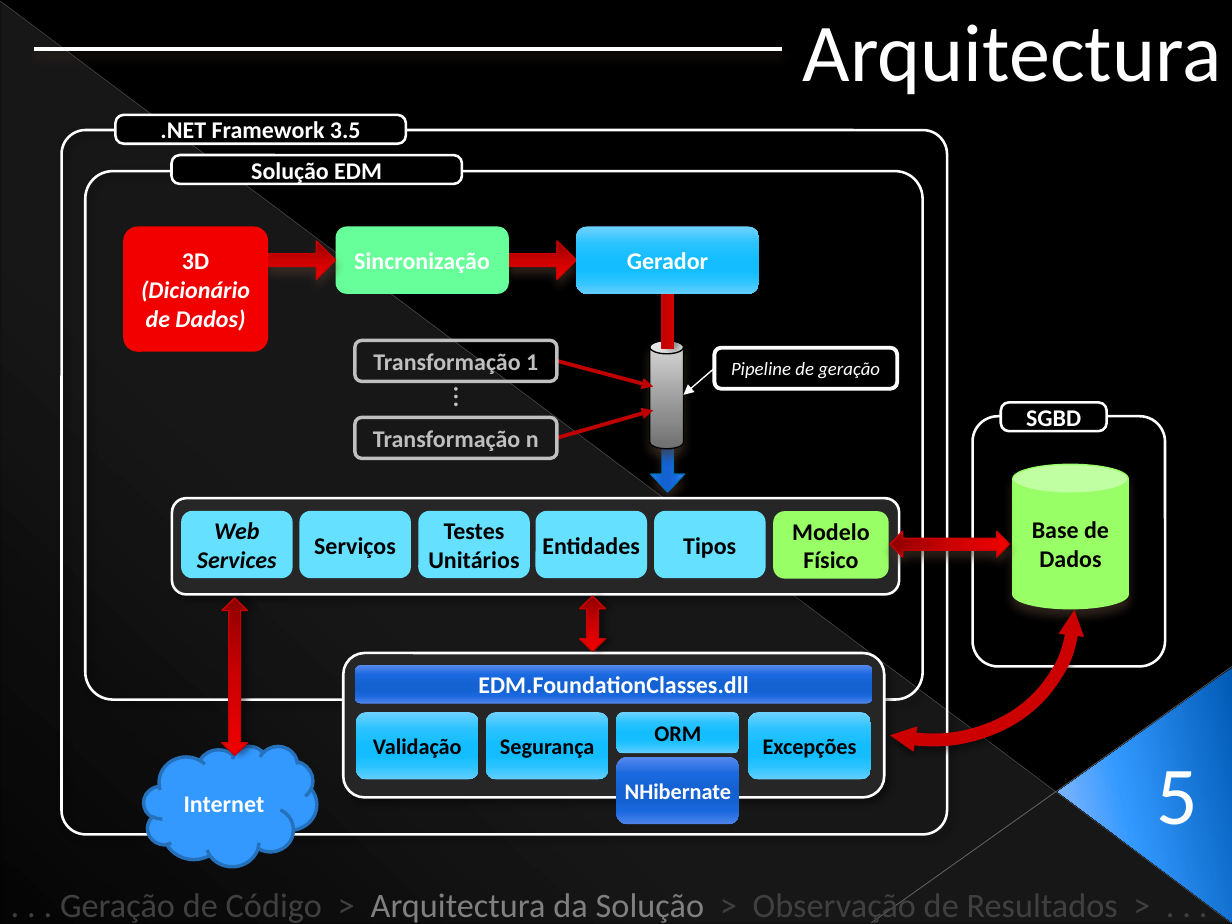
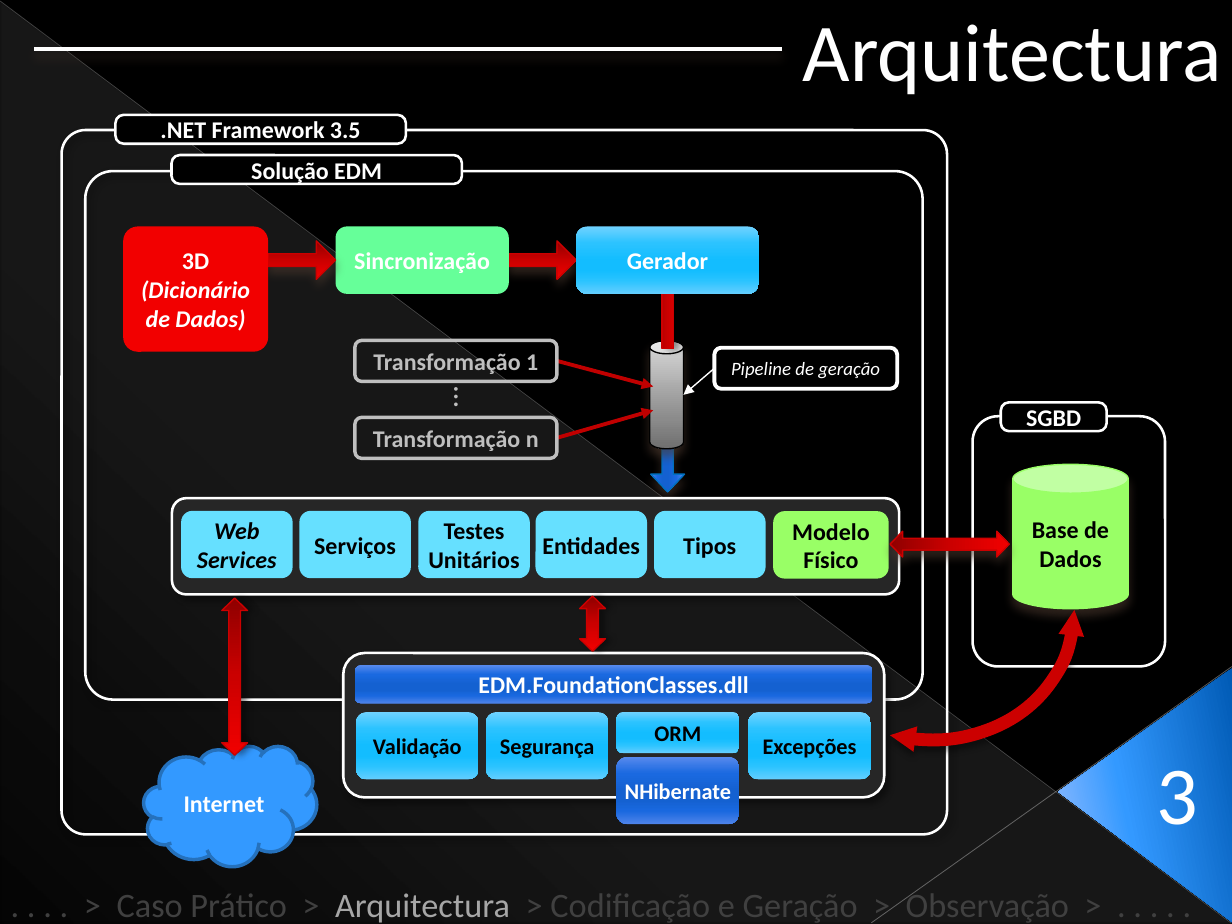
Before and after one commit to Netivski/projectoseminario, a slide deck: slide 18 of Apresentação Final/Presentation Sketch.pptx (slide 30 before the commit). Drawn at 1232x924 pixels with LibreOffice and Linux fonts; fonts in the diff are those of the drawing. Boxes give left, top, right and bottom in pixels: in the first picture for what was removed or moved away, otherwise in the second. Text is boxed around its words. In the diff, an @@ line names an element or a change of style, - is before the commit and + after.

```diff
--- a/Apresentação Final/Presentation Sketch.pptx
+++ b/Apresentação Final/Presentation Sketch.pptx
@@ text at box(1157, 770, 1199, 825): text changed @@
-5
+3
@@ text at box(117, 889, 1069, 923): text changed @@
-. . . Geração de Código > Arquitectura da Solução > Observação de Resultados > . . .
+. . . . > Caso Prático > Arquitectura > Codificação e Geração > Observação > . . . . .
```
Also in this commit, not shown: 27 other slides changed, 2 slides added, 7 slides removed.
